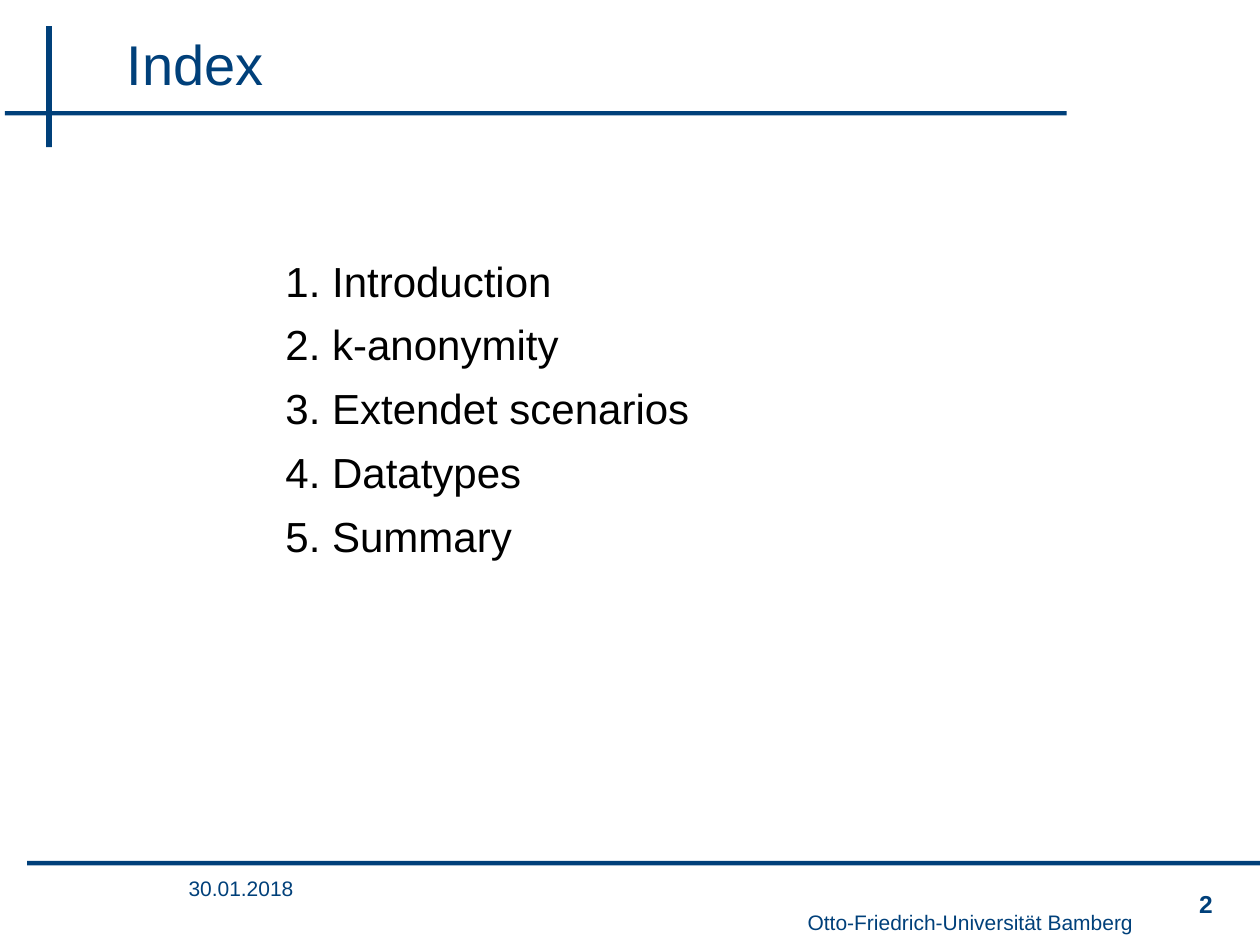
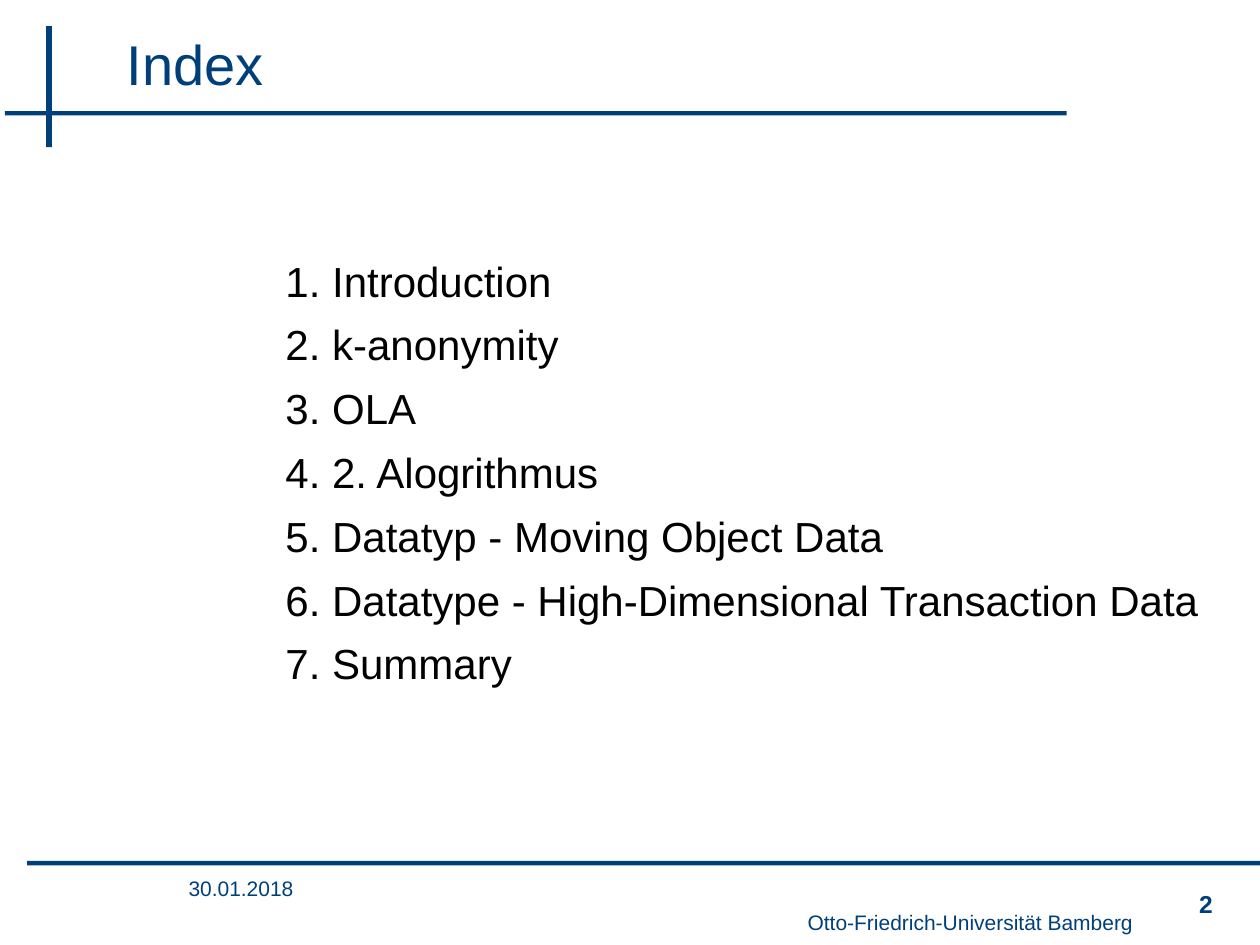
Before and after one commit to wsgan001/PSI-MSem, a slide deck: slide 2 of presentation/sicherheits_final_anV2.pptx. Drawn at 1260x945 pixels with LibreOffice and Linux fonts; fonts in the diff are those of the drawing; background and template pictures are left out. Boxes give left, top, right and bottom in pixels: in the first picture for what was removed or moved away, otherwise in the second. Text is boxed around its words. In the diff, an @@ line names an element or a change of style, - is before the commit and + after.

```diff
--- a/presentation/sicherheits_final_anV2.pptx
+++ b/presentation/sicherheits_final_anV2.pptx
@@ text at (285, 394, 1198, 688): text changed @@
-3. Extendet scenarios
-4. Datatypes
-5. Summary
+3. OLA
+4. 2. Alogrithmus
+5. Datatyp - Moving Object Data
+6. Datatype - High-Dimensional Transaction Data
+7. Summary
```
Also in this commit, not shown: 4 other slides changed, 4 slides removed, 5 other files.
